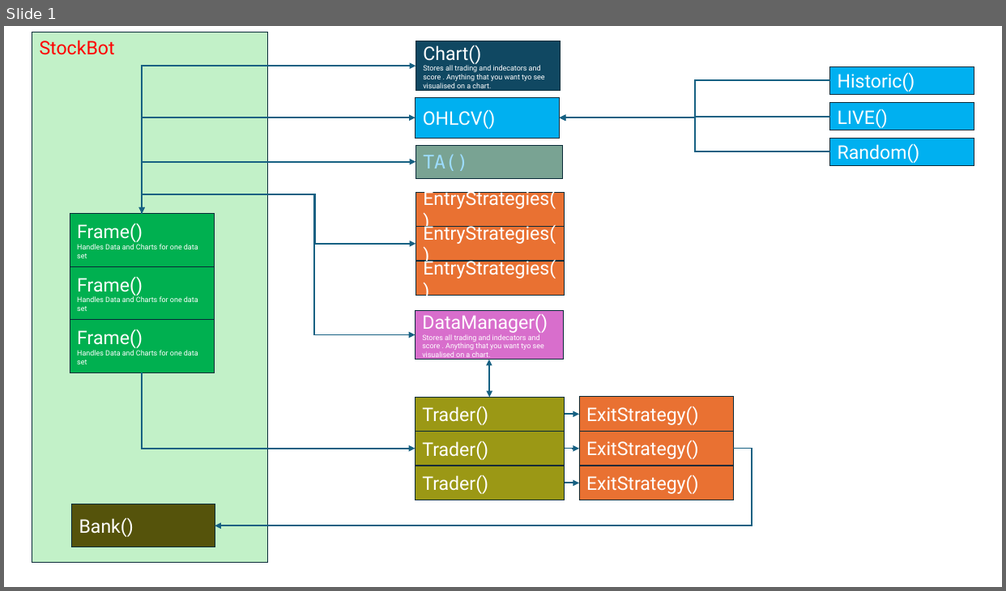
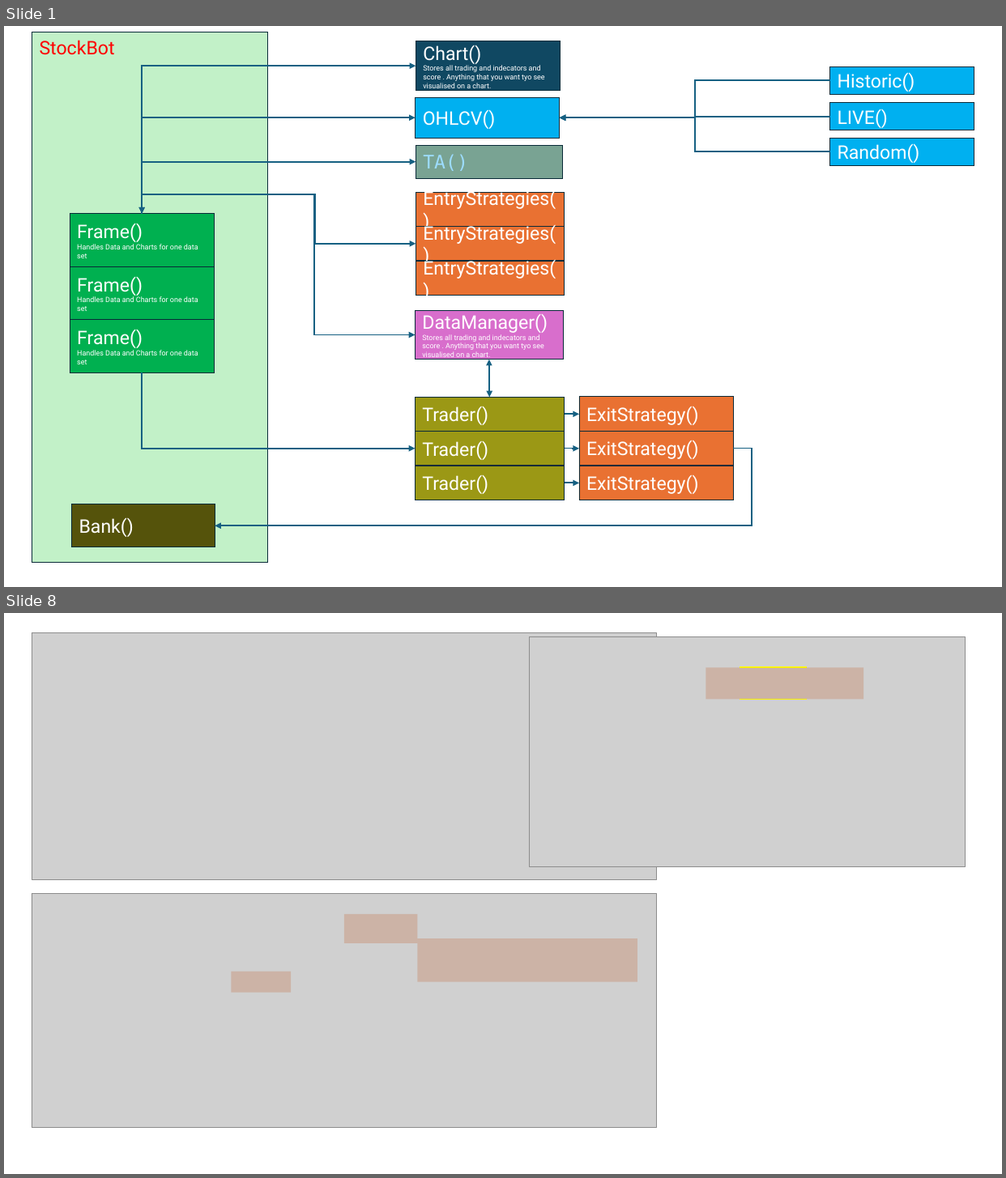
Before and after one commit to Design-01/stockbot_4, a slide deck: architecture.pptx. Shown one above the other, each under a label of ours: slide 1 before the commit, slides 1 and 8 after it; the slides between them are not shown. The pictures are 1006x591 and 1006x1178 pixels, drawn with LibreOffice and Linux fonts; fonts in the diff are those of the drawing; grey boxes stand for pictures. Boxes give left, top, right and bottom in pixels: in the first picture for what was removed or moved away, otherwise in the second. Text is boxed around its words. In the diff, an @@ line names an element or a change of style, - is before the commit and + after.

```diff
--- a/architecture.pptx
+++ b/architecture.pptx
@@ slide 8 added at [4, 613, 1002, 1174], background #FFFFFF @@
@@ picture added at [32, 632, 657, 879] @@
@@ picture added at [530, 637, 965, 867] @@
@@ rectangle added at [706, 667, 864, 699], fill #C04F15 at 22% opacity @@
@@ line added from (740, 667) to (807, 667), #FFFF00 1.5 pt @@
@@ line added from (740, 699) to (807, 699), #FFFF00 1.5 pt @@
@@ picture added at [32, 894, 658, 1127] @@
@@ rectangle added at [344, 914, 417, 943], fill #C04F15 at 22% opacity @@
@@ rectangle added at [417, 939, 637, 982], fill #C04F15 at 22% opacity @@
@@ rectangle added at [231, 972, 291, 993], fill #C04F15 at 22% opacity @@
```
Also in this commit, not shown: 8 other slides added, 5 other files.
